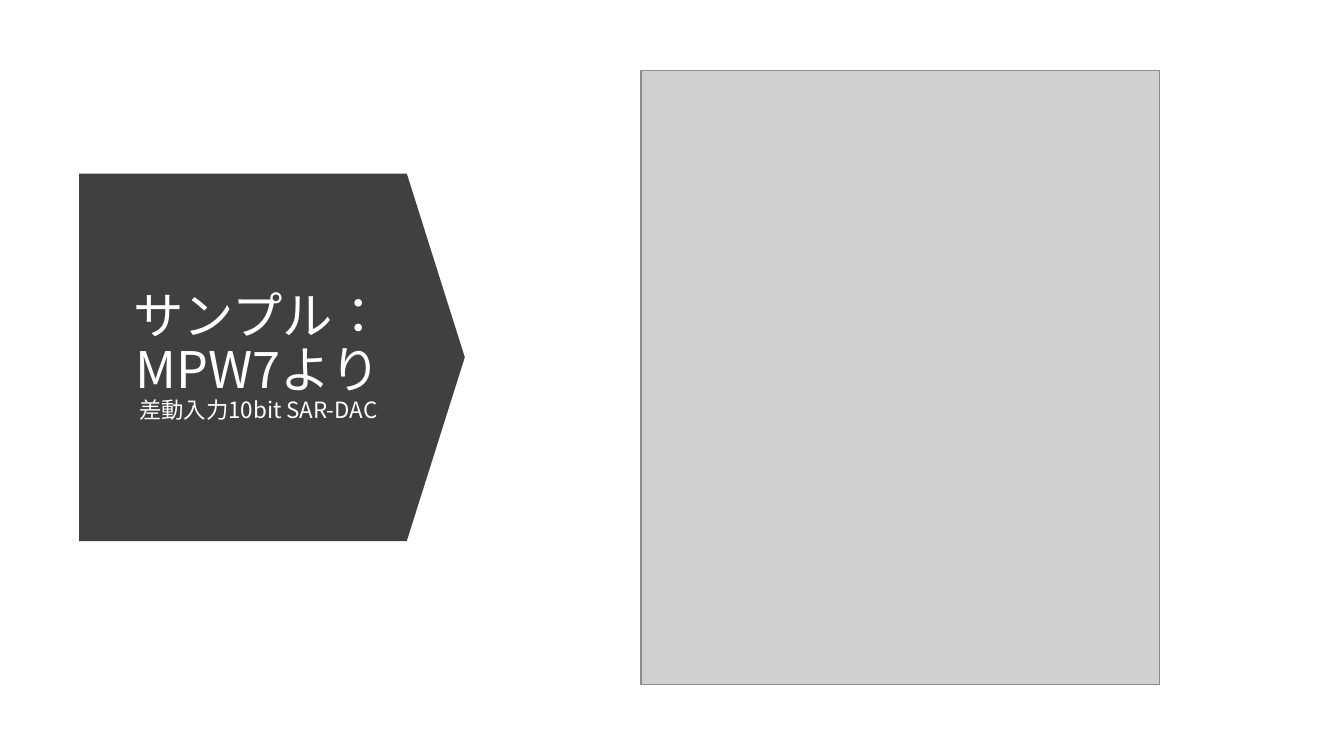
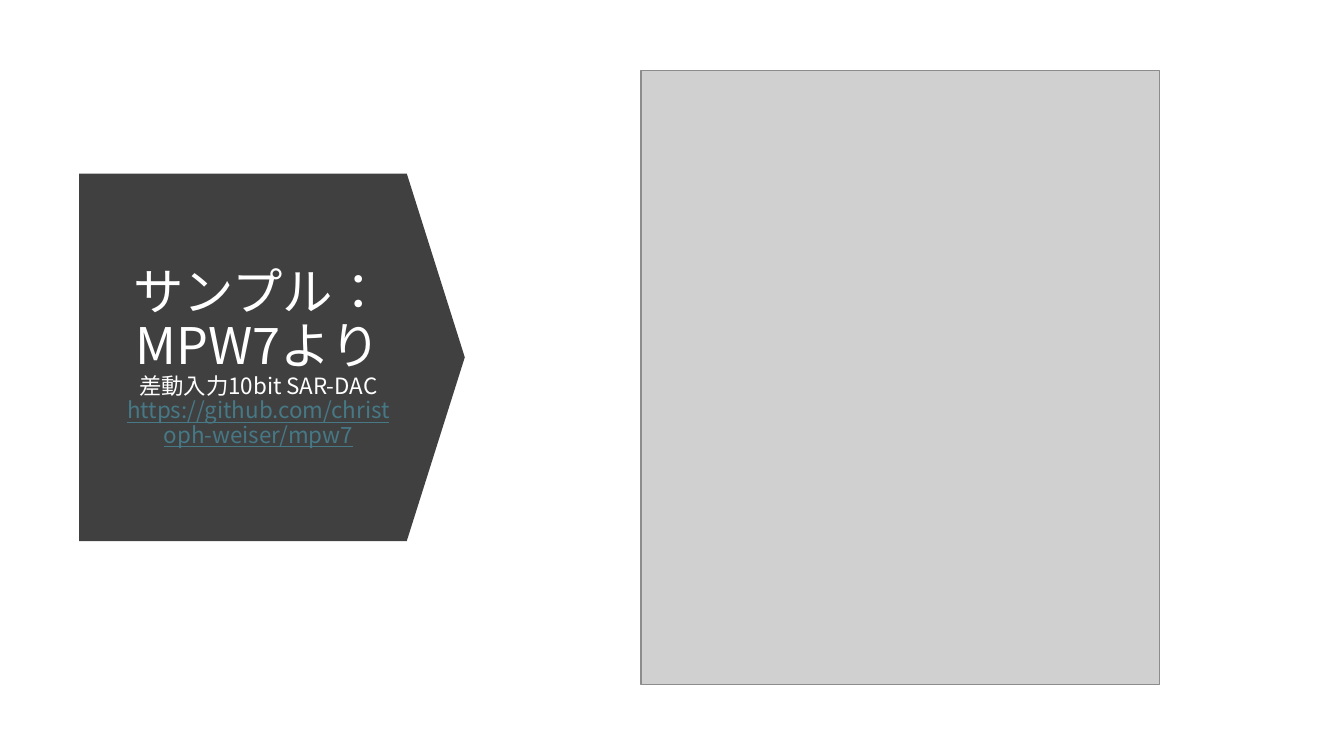
Before and after one commit to ishi-kai/Chipathon2023_ADC, a slide deck: slide 2 of review/0407/noritsuna_sampleADC_Analyze.pptx. Drawn at 1344x756 pixels with LibreOffice and Linux fonts; fonts in the diff are those of the drawing; grey boxes stand for pictures. Boxes give left, top, right and bottom in pixels: in the first picture for what was removed or moved away, otherwise in the second. Text is boxed around its words. In the diff, an @@ line names an element or a change of style, - is before the commit and + after.

```diff
--- a/review/0407/noritsuna_sampleADC_Analyze.pptx
+++ b/review/0407/noritsuna_sampleADC_Analyze.pptx
@@ title at bbox=[127, 268, 390, 448]: text changed; text colour #FFFFFF to #467886 @@
-サンプル：MPW7より
-差動入力10bit SAR-DAC
+サンプル：MPW7より
+差動入力10bit SAR-DAC
+https://github.com/christoph-weiser/mpw7
```
Also in this commit, not shown: 1 other file.
